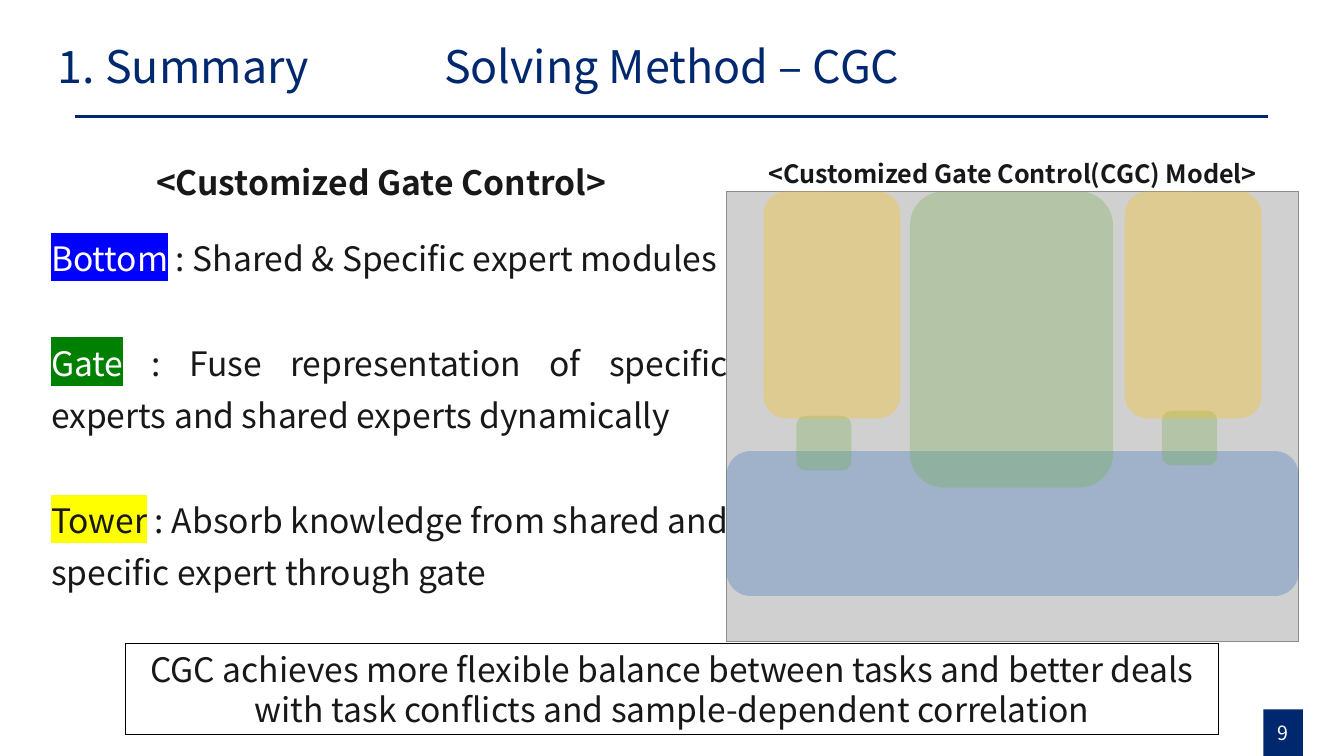
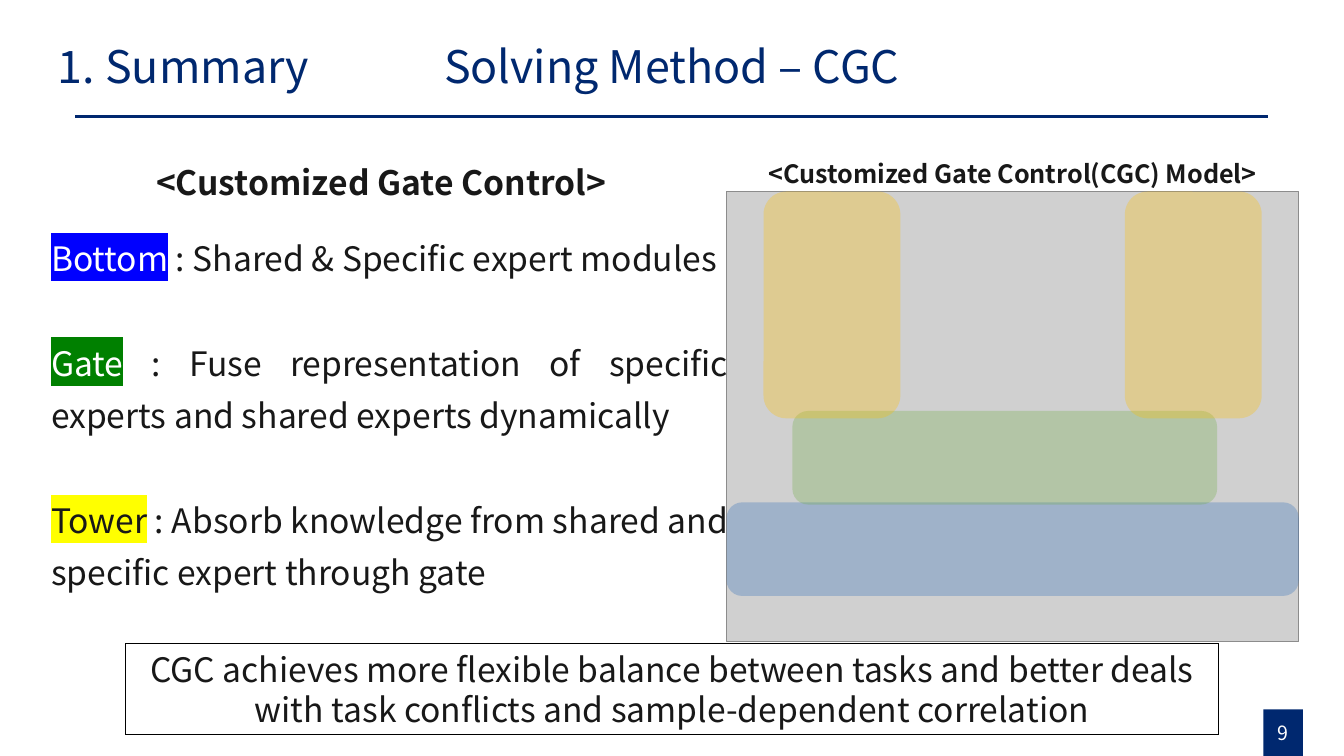
Before and after one commit to gusrn0505/TIL, a slide deck: slide 9 of [PPTPLUG]PP-151/RecSys 발표 준비_강현구.pptx. Drawn at 1344x756 pixels with LibreOffice and Linux fonts; fonts in the diff are those of the drawing; grey boxes stand for pictures. Boxes give left, top, right and bottom in pixels: in the first picture for what was removed or moved away, otherwise in the second. Text is boxed around its words. In the diff, an @@ line names an element or a change of style, - is before the commit and + after.

```diff
--- a/[PPTPLUG]PP-151/RecSys 발표 준비_강현구.pptx
+++ b/[PPTPLUG]PP-151/RecSys 발표 준비_강현구.pptx
@@ rounded rectangle removed at (910, 192, 1114, 488) @@
@@ rounded rectangle: place and size @@
-rounded rectangle at (1163, 411, 1218, 466)
+rounded rectangle at (792, 411, 1217, 505)
@@ rounded rectangle removed at (797, 416, 852, 471) @@
@@ rounded rectangle: place and size @@
-rounded rectangle at (727, 451, 1300, 596)
+rounded rectangle at (727, 502, 1300, 596)
```
Also in this commit, not shown: 12 other slides changed, 3 other files.
